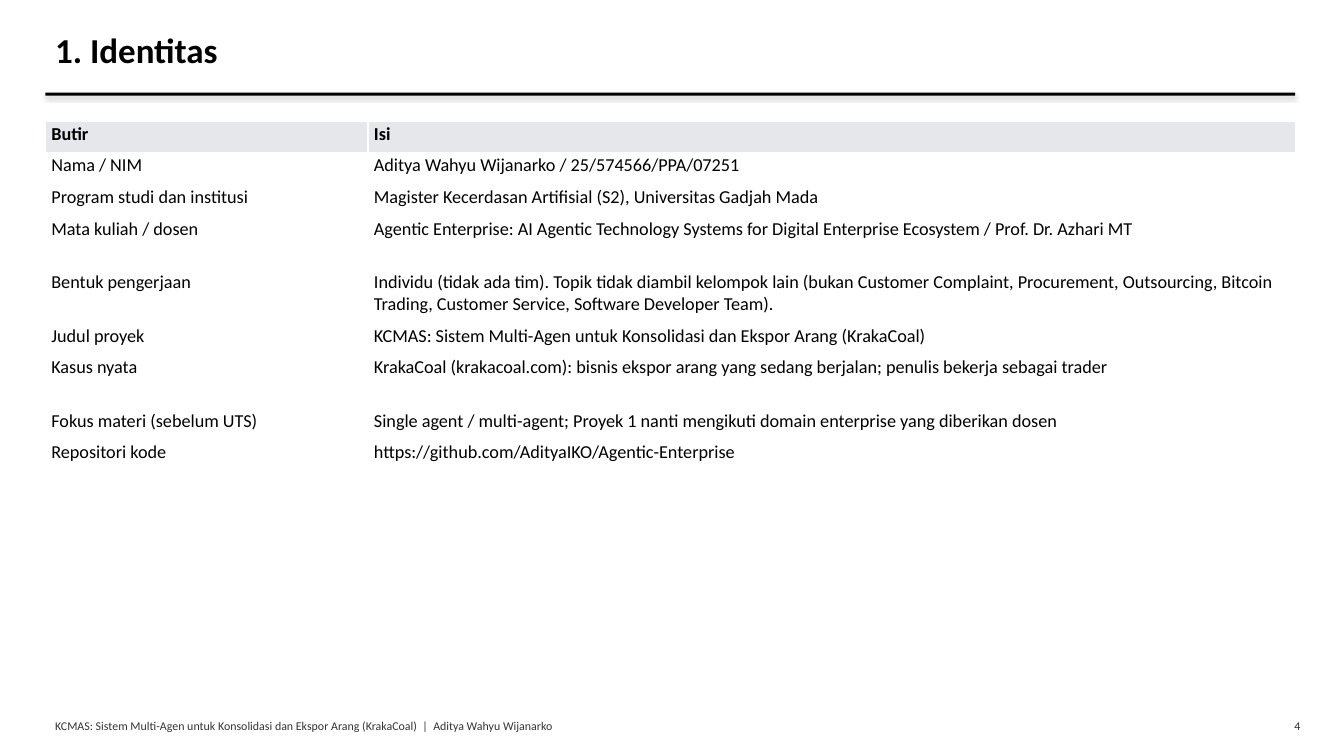
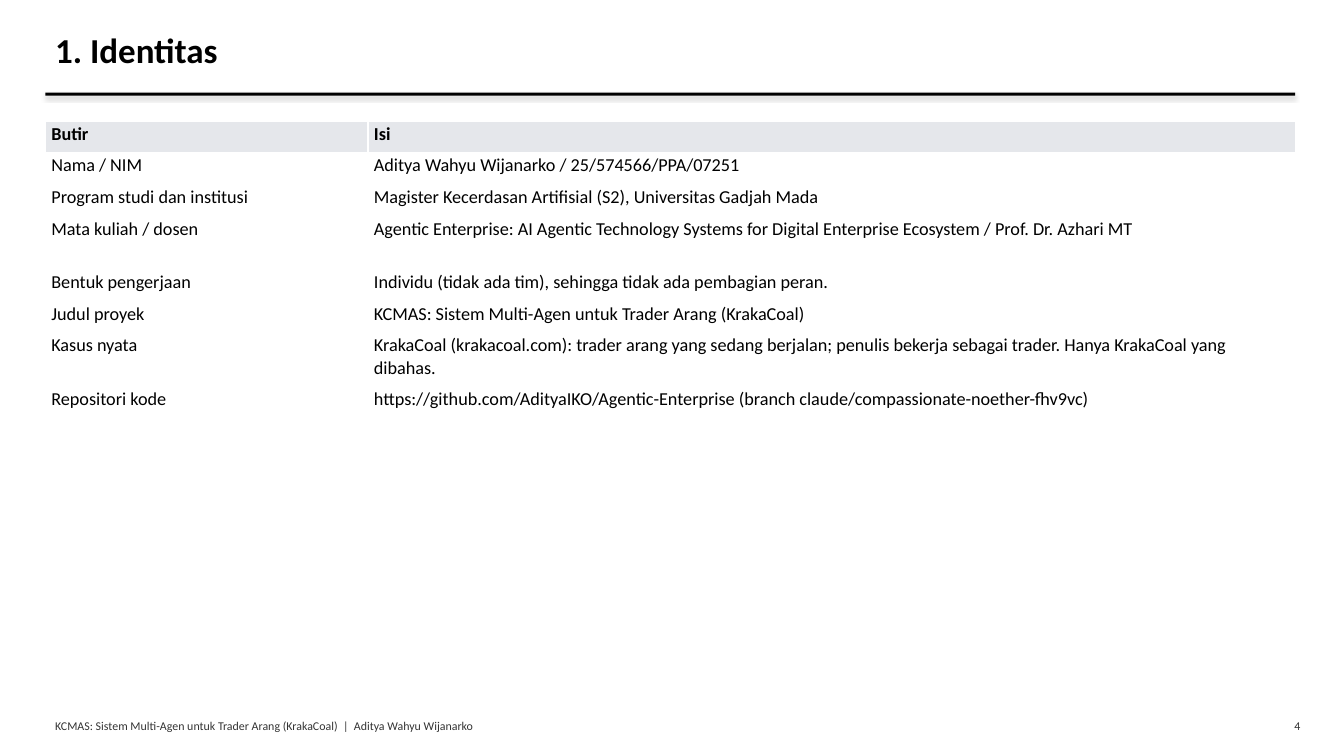
Before and after one commit to AdityaIKO/Agentic-Enterprise, a slide deck: slide 4 of docs/Presentasi_Tugas1.pptx. Drawn at 1344x756 pixels with LibreOffice and Linux fonts; fonts in the diff are those of the drawing. Boxes give left, top, right and bottom in pixels: in the first picture for what was removed or moved away, otherwise in the second. Text is boxed around its words. In the diff, an @@ line names an element or a change of style, - is before the commit and + after.

```diff
--- a/docs/Presentasi_Tugas1.pptx
+++ b/docs/Presentasi_Tugas1.pptx
@@ table at box(45, 121, 1296, 417) @@
-row 5: Bentuk pengerjaan | Individu (tidak ada tim). Topik tidak diambil kelompok lain (bukan Customer Complaint, Procurement, Outsourcing, Bitcoin Trading, Customer Service, Software Developer Team).
-row 6: Judul proyek | KCMAS: Sistem Multi-Agen untuk Konsolidasi dan Ekspor Arang (KrakaCoal)
-row 7: Kasus nyata | KrakaCoal (krakacoal.com): bisnis ekspor arang yang sedang berjalan; penulis bekerja sebagai trader
-row 8: Fokus materi (sebelum UTS) | Single agent / multi-agent; Proyek 1 nanti mengikuti domain enterprise yang diberikan dosen
-row 9: Repositori kode | https://github.com/AdityaIKO/Agentic-Enterprise
+row 5: Bentuk pengerjaan | Individu (tidak ada tim), sehingga tidak ada pembagian peran.
+row 6: Judul proyek | KCMAS: Sistem Multi-Agen untuk Trader Arang (KrakaCoal)
+row 7: Kasus nyata | KrakaCoal (krakacoal.com): trader arang yang sedang berjalan; penulis bekerja sebagai trader. Hanya KrakaCoal yang dibahas.
+row 8: Repositori kode | https://github.com/AdityaIKO/Agentic-Enterprise (branch claude/compassionate-noether-fhv9vc)
@@ text at box(55, 721, 473, 732): text changed @@
-KCMAS: Sistem Multi-Agen untuk Konsolidasi dan Ekspor Arang (KrakaCoal) | Aditya Wahyu Wijanarko
+KCMAS: Sistem Multi-Agen untuk Trader Arang (KrakaCoal) | Aditya Wahyu Wijanarko
```
Also in this commit, not shown: 27 other slides changed, 25 slides added, 22 slides removed, 53 other files.
